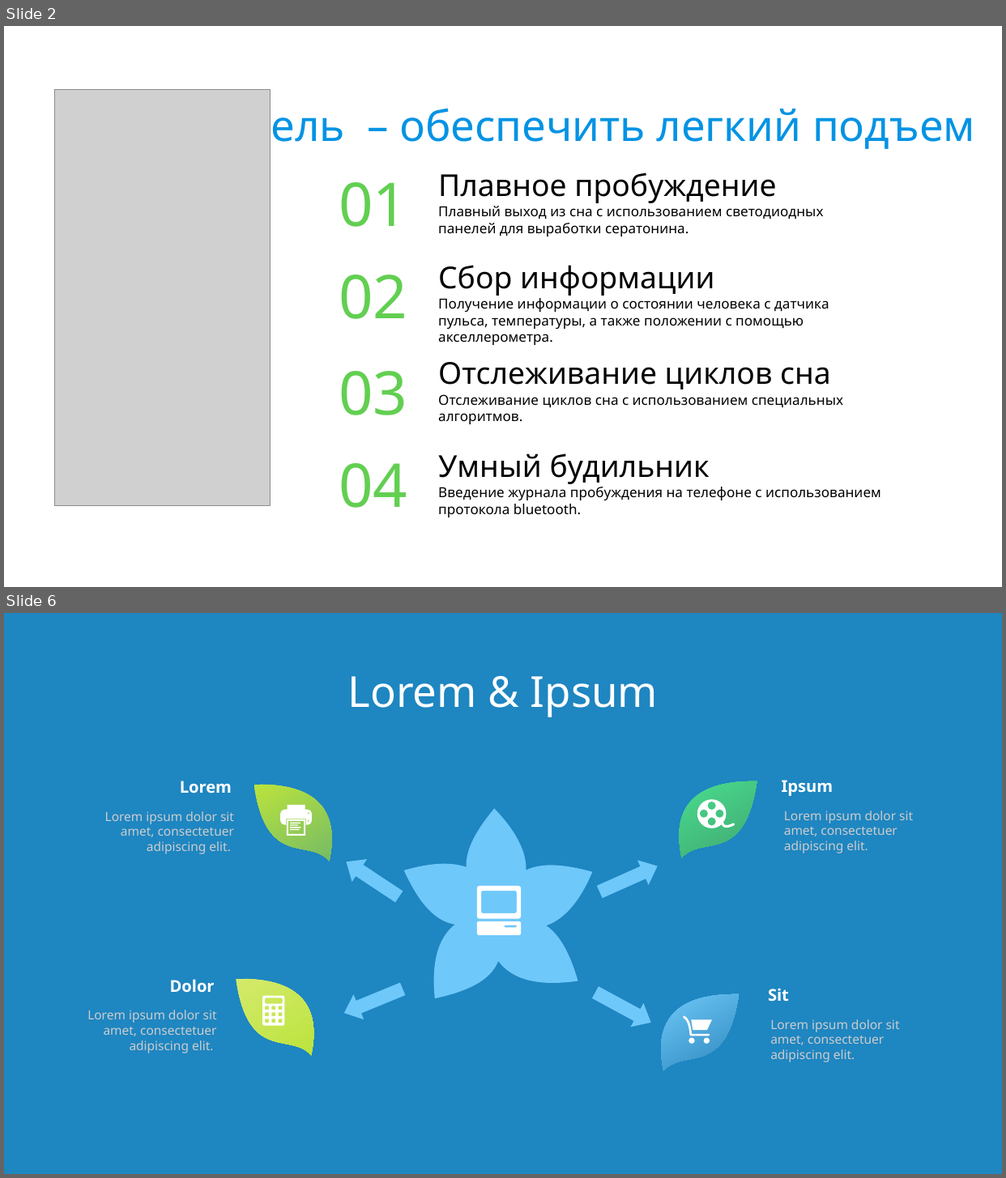
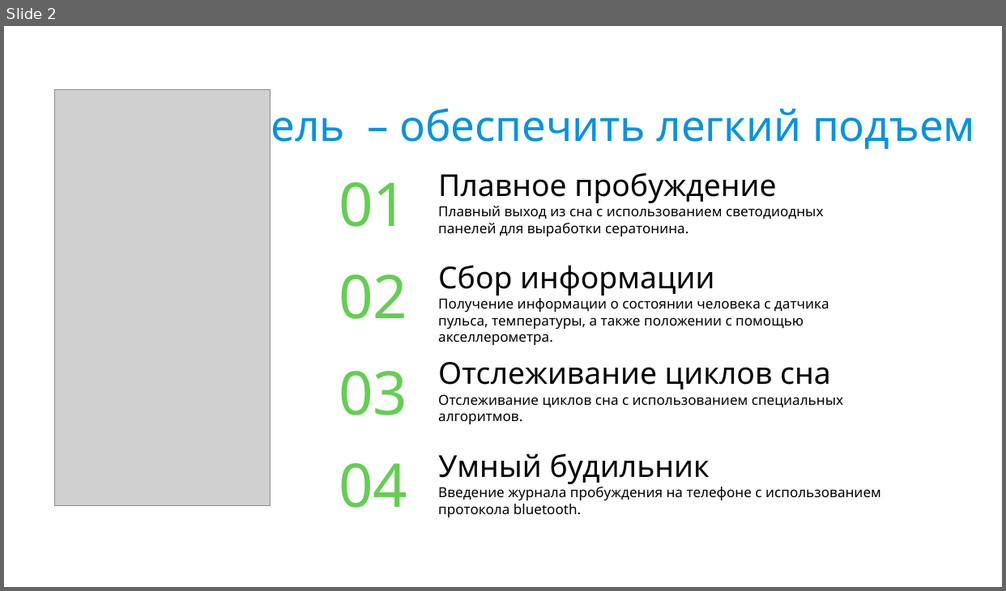
Before and after one commit to z0tedd/Lucid-Dreaming-Mask, a slide deck: Docs/Defenses/2/Untitled 1.odp. Shown one above the other, each under a label of ours: slides 2 and 6 before the commit, slide 2 after it; the slides between them are not shown. The pictures are 1006x1178 and 1006x591 pixels, drawn with LibreOffice and Linux fonts; fonts in the diff are those of the drawing; grey boxes stand for pictures; background and template pictures are left out. Boxes give left, top, right and bottom in pixels: in the first picture for what was removed or moved away, otherwise in the second. Text is boxed around its words. In the diff, an @@ line names an element or a change of style, - is before the commit and + after.

```diff
--- a/Docs/Defenses/2/Untitled 1.odp
+++ b/Docs/Defenses/2/Untitled 1.odp
@@ slide 6 removed at box(4, 613, 1002, 1174), background #1E86C1 @@
@@ text removed at box(348, 676, 658, 717) @@
-Lorem & Ipsum
@@ text removed at box(180, 781, 232, 793) @@
-Lorem
@@ freeform shape removed at box(680, 781, 757, 858) @@
@@ text removed at box(782, 780, 833, 796) @@
-Ipsum
@@ freeform shape removed at box(254, 784, 332, 861) @@
@@ freeform shape removed at box(280, 805, 312, 836) @@
@@ freeform shape removed at box(697, 799, 735, 828) @@
@@ text removed at box(105, 811, 234, 854) @@
-Lorem ipsum dolor sit amet, consectetuer adipiscing elit.
@@ freeform shape removed at box(404, 808, 593, 999) @@
@@ text removed at box(784, 811, 913, 854) @@
-Lorem ipsum dolor sit amet, consectetuer adipiscing elit.
@@ left arrow removed at box(339, 850, 407, 908) @@
@@ left arrow removed at box(594, 854, 663, 905) @@
@@ freeform shape removed at box(477, 887, 521, 935) @@
@@ left arrow removed at box(339, 977, 408, 1026) @@
@@ text removed at box(170, 979, 215, 992) @@
-Dolor
@@ freeform shape removed at box(236, 979, 313, 1056) @@
@@ freeform shape removed at box(263, 996, 285, 1026) @@
@@ left arrow removed at box(589, 981, 658, 1035) @@
@@ freeform shape removed at box(662, 995, 739, 1071) @@
@@ text removed at box(768, 988, 789, 1001) @@
-Sit
@@ text removed at box(87, 1010, 217, 1054) @@
-Lorem ipsum dolor sit amet, consectetuer adipiscing elit.
@@ freeform shape removed at box(683, 1016, 712, 1044) @@
@@ text removed at box(770, 1020, 900, 1063) @@
-Lorem ipsum dolor sit amet, consectetuer adipiscing elit.
```
Also in this commit, not shown: 2 slides changed, 4 slides added, 6 other slides removed, 3 other files.
